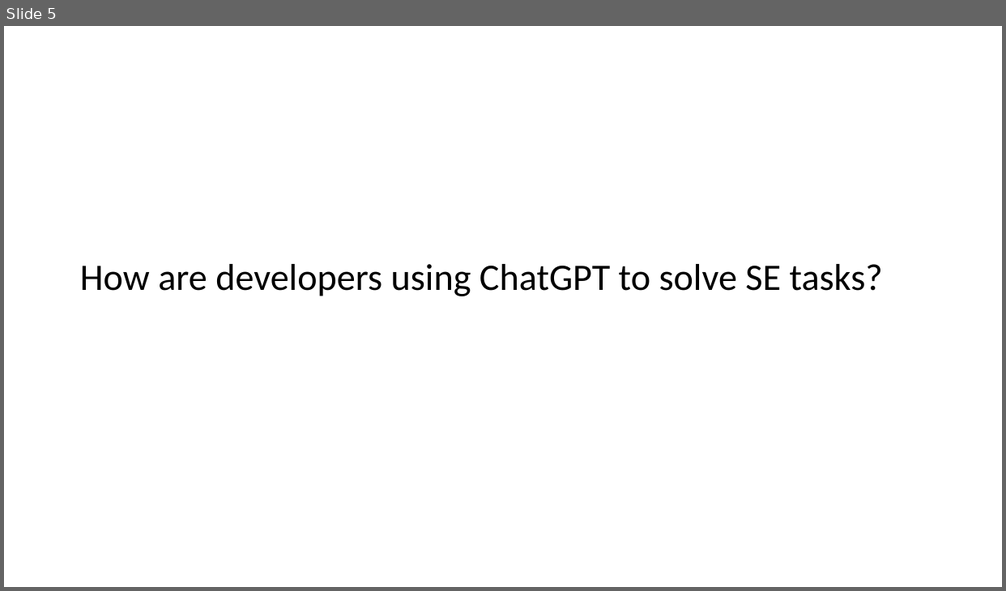
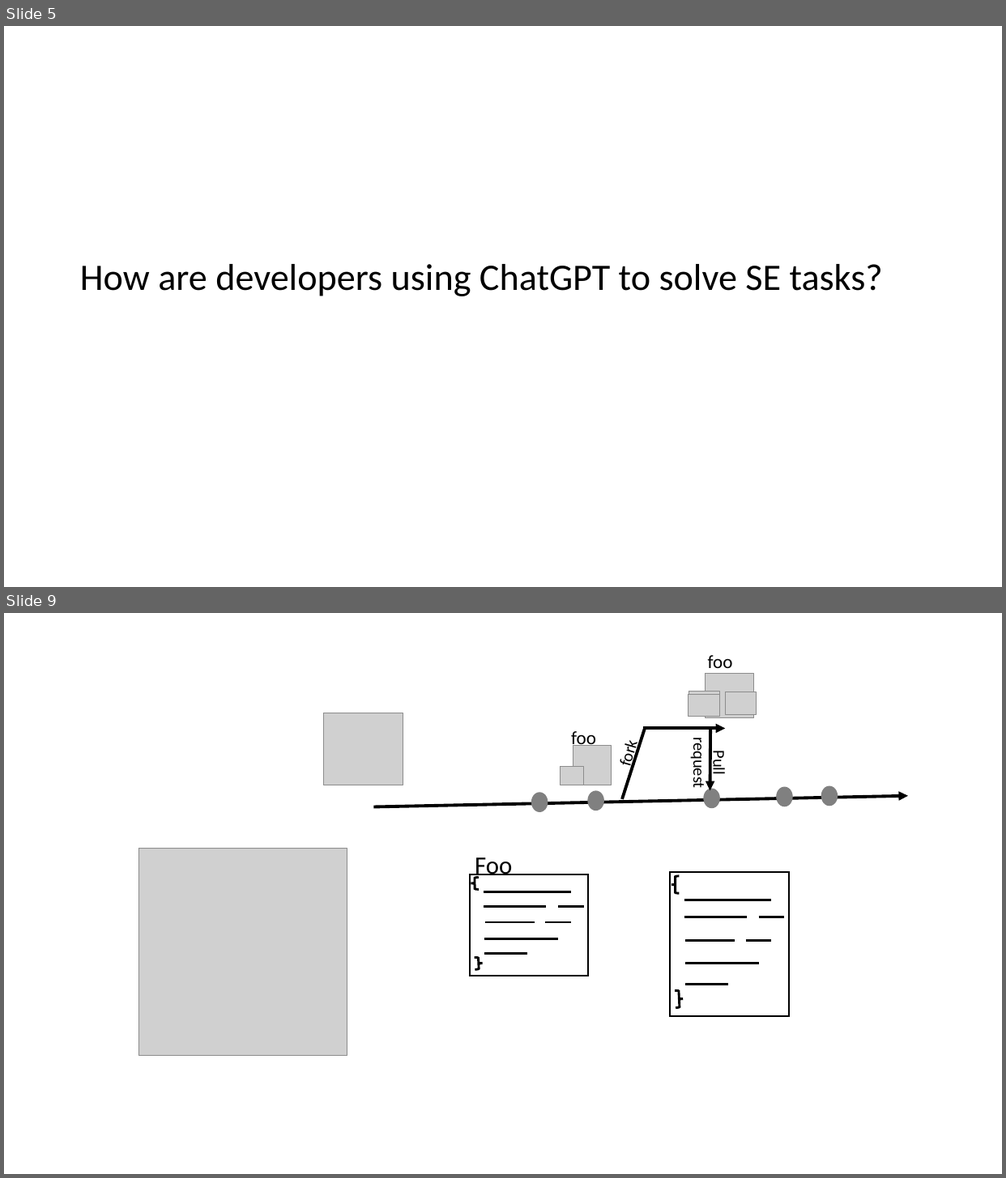
Before and after one commit to johnxu21/johnxu21.github.io, a slide deck: teaching/CS472/Timetable/LLM.pptx. Shown one above the other, each under a label of ours: slide 5 before the commit, slides 5 and 9 after it; the slides between them are not shown. The pictures are 1006x591 and 1006x1178 pixels, drawn with LibreOffice and Linux fonts; fonts in the diff are those of the drawing; grey boxes stand for pictures. Boxes give left, top, right and bottom in pixels: in the first picture for what was removed or moved away, otherwise in the second. Text is boxed around its words. In the diff, an @@ line names an element or a change of style, - is before the commit and + after.

```diff
--- a/teaching/CS472/Timetable/LLM.pptx
+++ b/teaching/CS472/Timetable/LLM.pptx
@@ slide 9 added at bbox=[4, 613, 1002, 1174], background #FFFFFF @@
@@ group added at bbox=[614, 655, 756, 799]: 4 pictures, 3 texts, 2 arrows, 1 line @@
+fork
+foo
+Pull request
@@ picture added at bbox=[324, 713, 403, 786] @@
@@ text added at bbox=[571, 731, 596, 749], 18 pt, text #000000 @@
+foo
@@ picture added at bbox=[573, 746, 612, 786] @@
@@ picture added at bbox=[560, 766, 583, 786] @@
@@ arrow added from (374, 807) to (908, 796), #000000 3 pt @@
@@ group added at bbox=[532, 786, 837, 811]: 5 ellipses @@
@@ picture added at bbox=[138, 848, 347, 1056] @@
@@ text added at bbox=[475, 858, 512, 880], 24 pt, text #000000 @@
+Foo
@@ group added at bbox=[470, 875, 588, 975]: 7 lines, 2 left braces, 1 rectangle @@
@@ group added at bbox=[671, 872, 789, 1016]: 7 lines, 2 left braces, 1 rectangle @@
```
Also in this commit, not shown: 2 slides changed, 2 other slides added, 1 other file.
